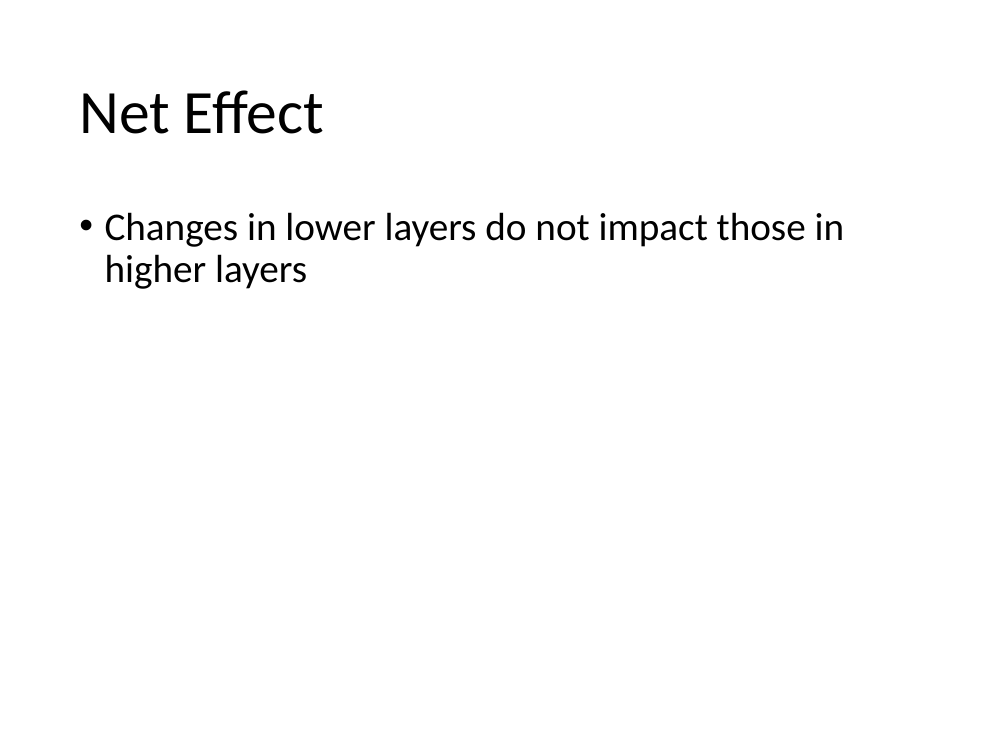
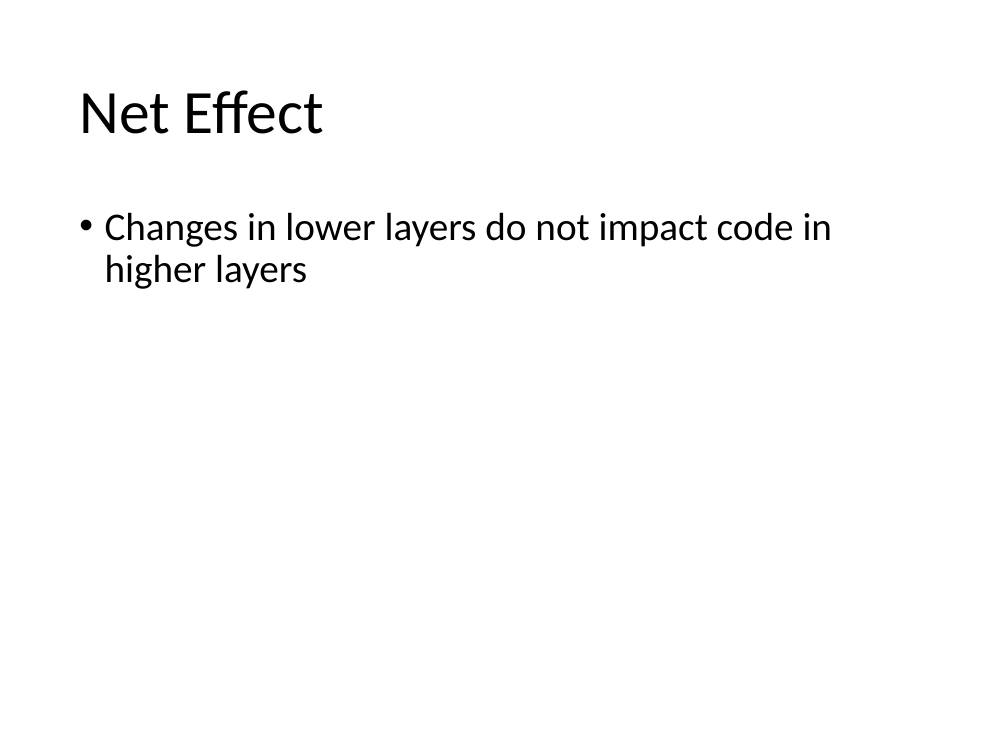
Before and after one commit to SeamlessThingies-Learn-DotNet3Day/DotNetProgramming, a slide deck: slide 23 of Slides/Ninject/1 - Dependency Inversion.pptx. Drawn at 1008x756 pixels with LibreOffice and Linux fonts; fonts in the diff are those of the drawing. Boxes give left, top, right and bottom in pixels: in the first picture for what was removed or moved away, otherwise in the second. Text is boxed around its words. In the diff, an @@ line names an element or a change of style, - is before the commit and + after.

```diff
--- a/Slides/Ninject/1 - Dependency Inversion.pptx
+++ b/Slides/Ninject/1 - Dependency Inversion.pptx
@@ text at [105,212,833,289]: text changed @@
-• Changes in lower layers do not impact those in higher layers
+• Changes in lower layers do not impact code in higher layers
```
Also in this commit, not shown: 4 other slides changed, 1 slide added, 1 slide removed, 5 other files.
